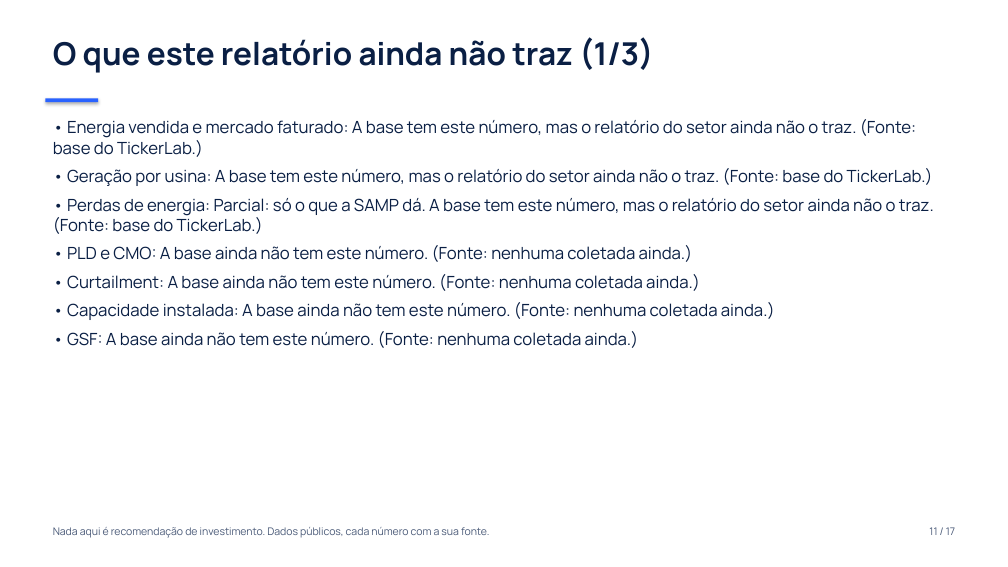
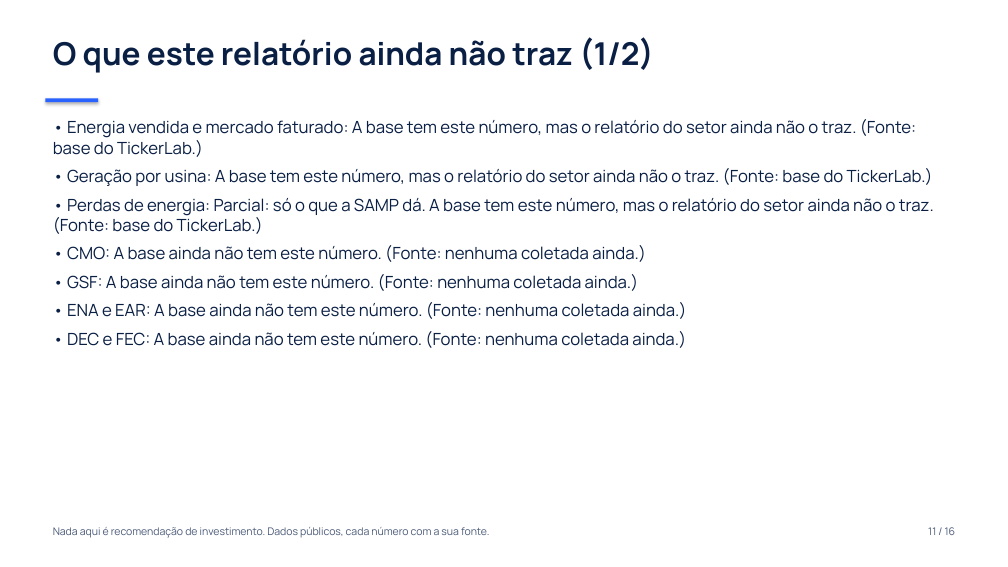
Before and after one commit to tbc174/tickerlab, a slide deck: slide 11 of site/relatorio/setor-eletricas-apresentacao.pptx. Drawn at 1008x567 pixels with LibreOffice and Linux fonts; fonts in the diff are those of the drawing. Boxes give left, top, right and bottom in pixels: in the first picture for what was removed or moved away, otherwise in the second. Text is boxed around its words. In the diff, an @@ line names an element or a change of style, - is before the commit and + after.

```diff
--- a/site/relatorio/setor-eletricas-apresentacao.pptx
+++ b/site/relatorio/setor-eletricas-apresentacao.pptx
@@ text at (53,37,654,73): text changed @@
-O que este relatório ainda não traz (1/3)
+O que este relatório ainda não traz (1/2)
@@ text at (67,245,646,262): text changed @@
-• PLD e CMO: A base ainda não tem este número. (Fonte: nenhuma coletada ainda.)
-• Curtailment: A base ainda não tem este número. (Fonte: nenhuma coletada ainda.)
-• Capacidade instalada: A base ainda não tem este número. (Fonte: nenhuma coletada ainda.)
+• CMO: A base ainda não tem este número. (Fonte: nenhuma coletada ainda.)
@@ text at (67,302,687,348): paragraphs added @@
+• ENA e EAR: A base ainda não tem este número. (Fonte: nenhuma coletada ainda.)
+• DEC e FEC: A base ainda não tem este número. (Fonte: nenhuma coletada ainda.)
@@ text at (928,527,956,535): text changed @@
-11 / 17
+11 / 16
```
Also in this commit, not shown: 15 other slides changed, 1 slide removed, 11 other files.
